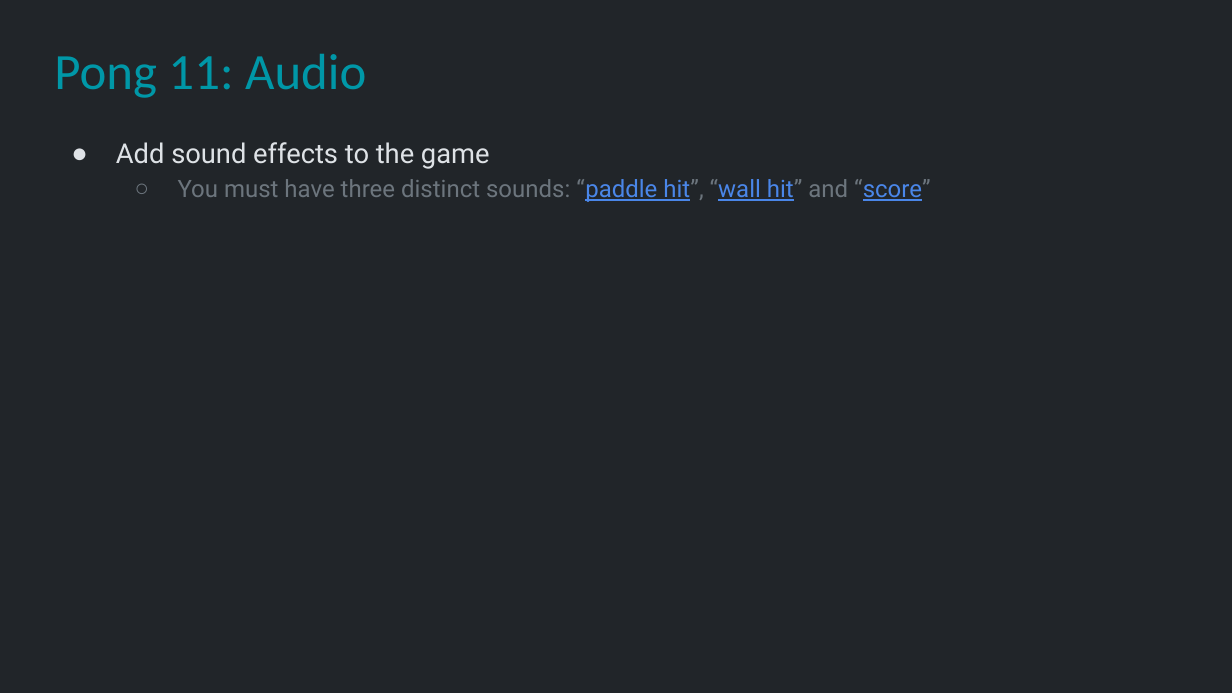
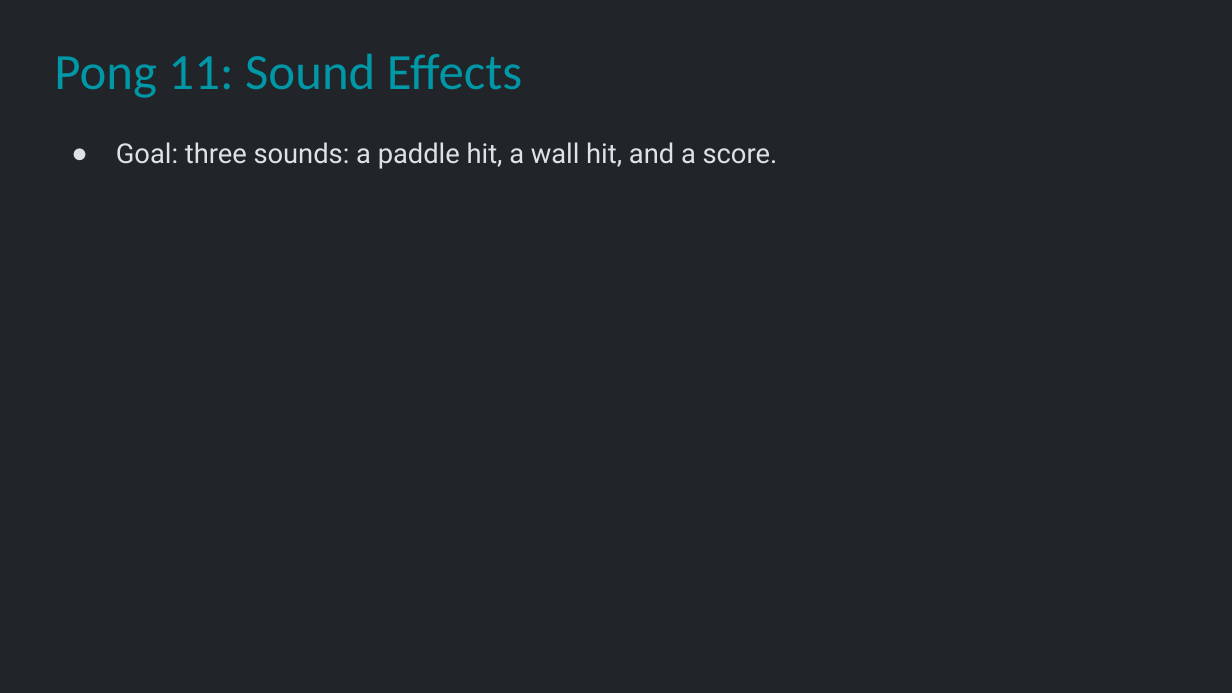
Before and after one commit to Metamate/gar, a slide deck: slide 47 of slides/01 Pong.pptx. Drawn at 1232x693 pixels with LibreOffice and Linux fonts; fonts in the diff are those of the drawing. Boxes give left, top, right and bottom in pixels: in the first picture for what was removed or moved away, otherwise in the second. Text is boxed around its words. In the diff, an @@ line names an element or a change of style, - is before the commit and + after.

```diff
--- a/slides/01 Pong.pptx
+++ b/slides/01 Pong.pptx
@@ title at (54, 54, 522, 98): text changed @@
-Pong 11: Audio
+Pong 11: Sound Effects
@@ text at (116, 142, 778, 169): text changed; size 14 to 16 pt; text colour #6C757D to #DEE2E6 @@
-● Add sound effects to the game
-  ○ You must have three distinct sounds: “paddle hit”, “wall hit” and “score”
+● Goal: three sounds: a paddle hit, a wall hit, and a score.
```
Also in this commit, not shown: 11 other slides changed, 3 other files.
